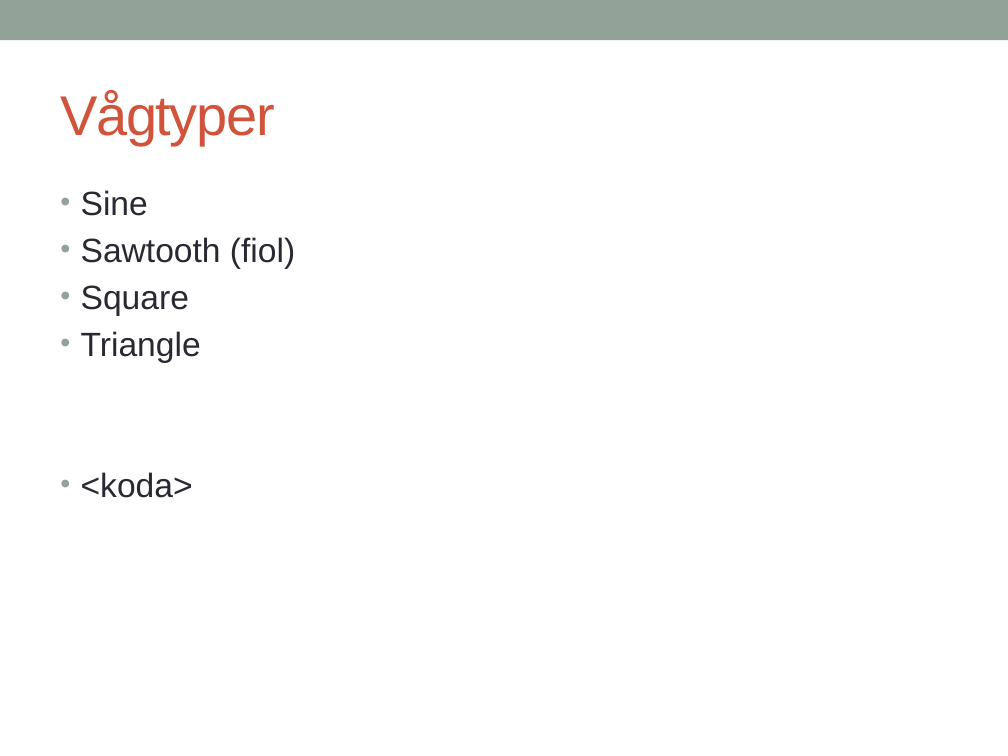
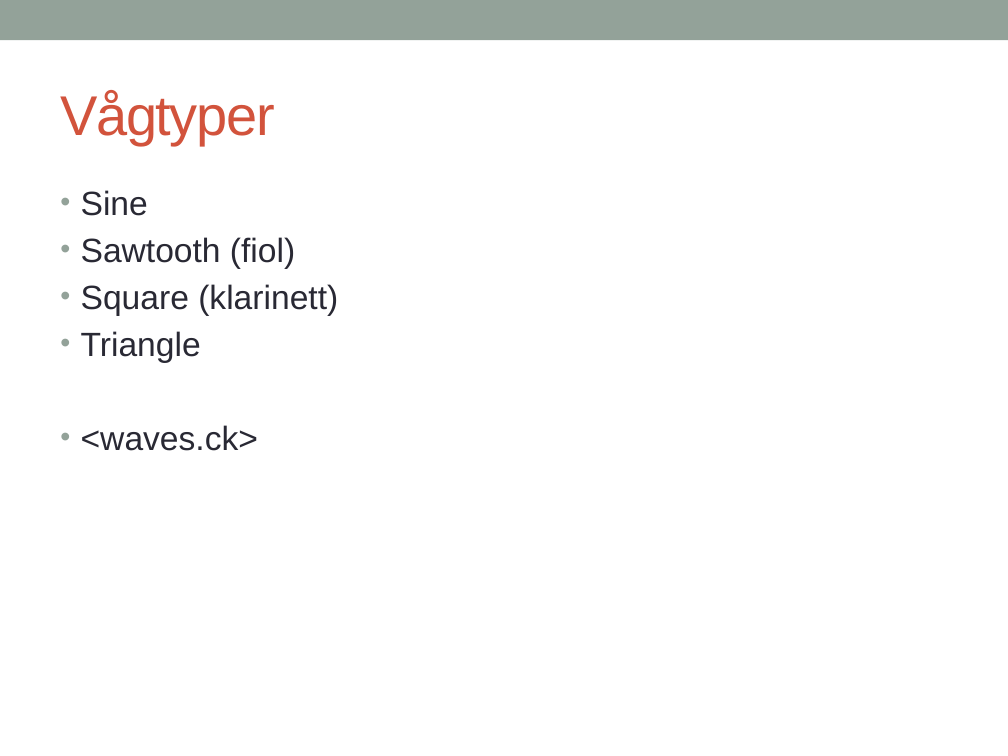
Before and after one commit to melke/makinmusic, a slide deck: slide 4 of chuck.pptx. Drawn at 1008x756 pixels with LibreOffice and Linux fonts; fonts in the diff are those of the drawing. Boxes give left, top, right and bottom in pixels: in the first picture for what was removed or moved away, otherwise in the second. Text is boxed around its words. In the diff, an @@ line names an element or a change of style, - is before the commit and + after.

```diff
--- a/chuck.pptx
+++ b/chuck.pptx
@@ text at <box>81,284,338,316</box>: text changed @@
-• Square
+• Square (klarinett)
@@ text at <box>81,425,258,451</box>: text changed @@
-• <koda>
+• <waves.ck>
```
Also in this commit, not shown: 10 other slides changed, 3 slides added, 4 slides removed, 9 other files.
